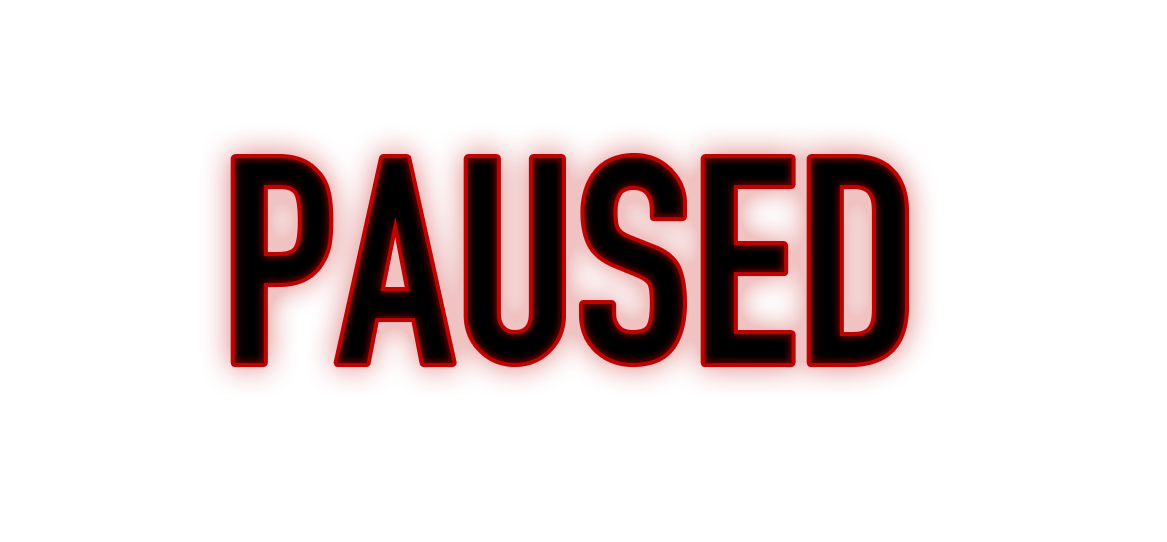
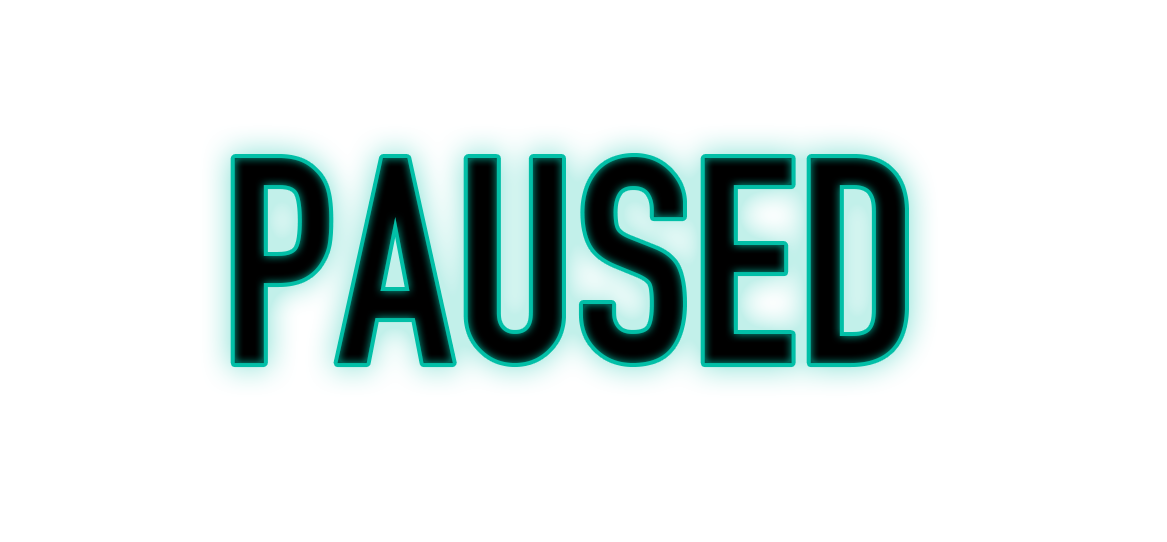
Comparing the layer stacks of the two 1167px x 542px images. Changes:
pixels changed over <box>205,128,935,393</box> (layer not identified)
